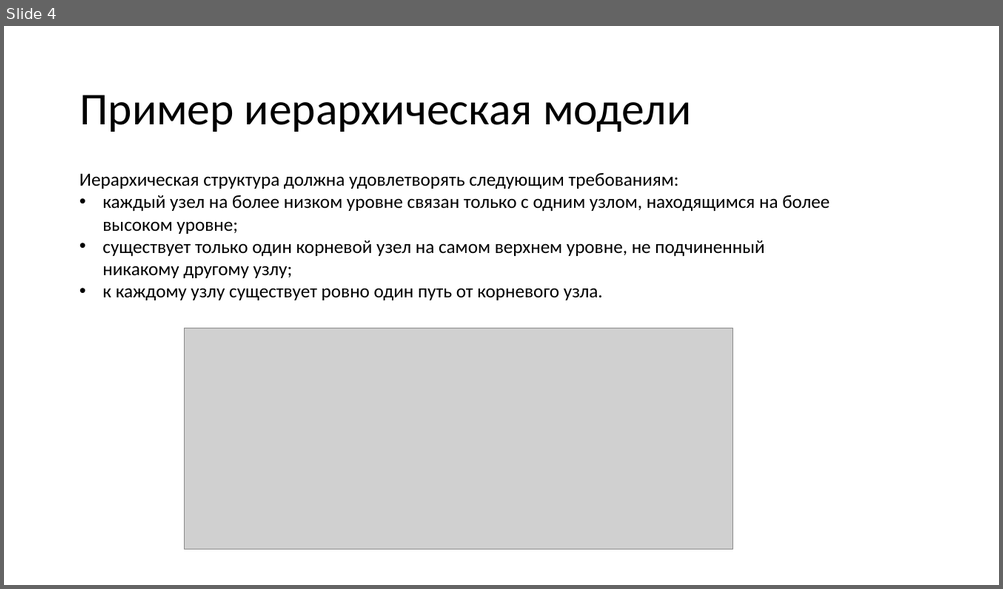
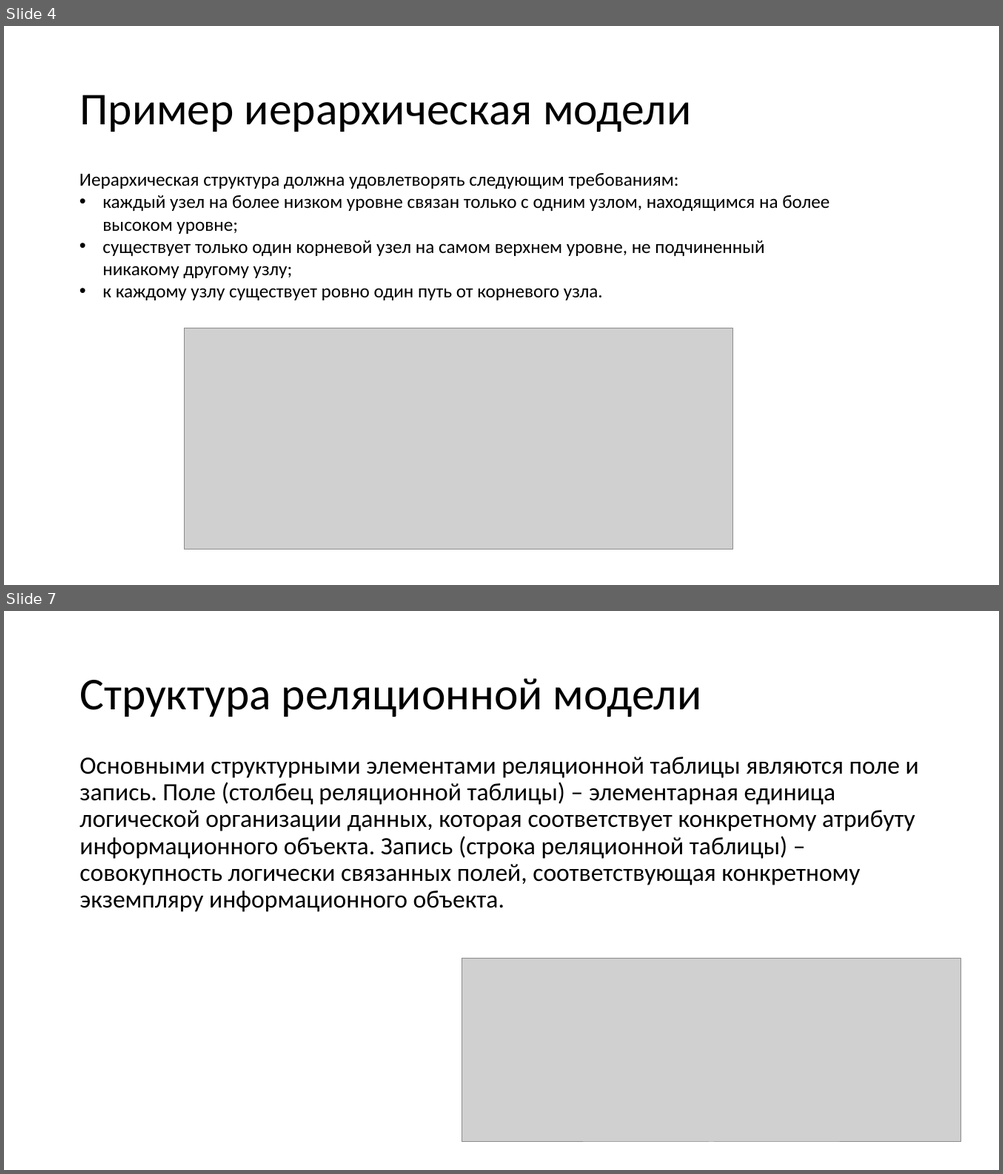
Before and after one commit to avdosev/DataBasePresentations, a slide deck: Модели данных/Презентация.pptx. Shown one above the other, each under a label of ours: slide 4 before the commit, slides 4 and 7 after it; the slides between them are not shown. The pictures are 1003x589 and 1003x1174 pixels, drawn with LibreOffice and Linux fonts; fonts in the diff are those of the drawing; grey boxes stand for pictures. Boxes give left, top, right and bottom in pixels: in the first picture for what was removed or moved away, otherwise in the second. Text is boxed around its words. In the diff, an @@ line names an element or a change of style, - is before the commit and + after.

```diff
--- a/Модели данных/Презентация.pptx
+++ b/Модели данных/Презентация.pptx
@@ slide 7 added at [4, 611, 999, 1170], background #FFFFFF @@
@@ title added at [79, 678, 702, 717], 44 pt, text #000000 @@
+Структура реляционной модели
@@ text added at [79, 757, 919, 912], 24 pt, text #000000 @@
+Основными структурными элементами реляционной таблицы являются поле и запись. Поле (столбец реляционной таблицы) – элементарная единица логической организации данных, которая соответствует конкретному атрибуту информационного объекта. Запись (строка реляционной таблицы) – совокупность логически связанных полей, соответствующая конкретному экземпляру информационного объекта.
@@ picture added at [461, 959, 961, 1142] @@
```
Also in this commit, not shown: 3 other slides added, 2 slides removed.
